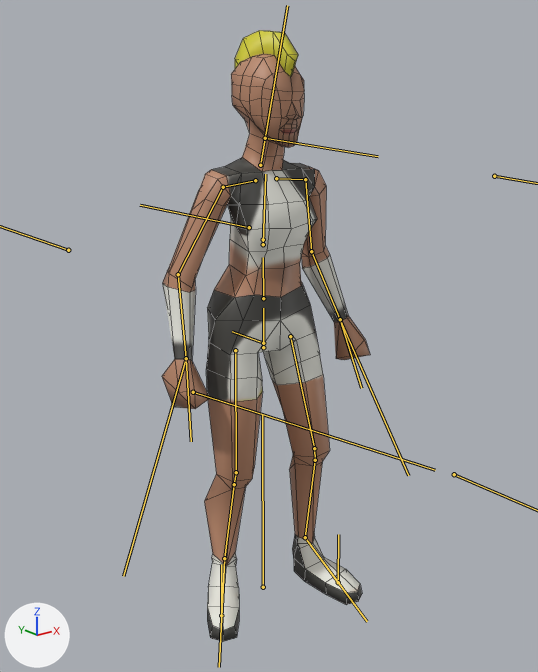
The FBX model female_warrior_2.fbx, before and after one commit.
The view is the same before and after, from a camera (50 mm lens) standing at (-1.61, -2.05, 1.89) and looking at (-0.07, -0.12, 1.12). The lights are fixed; the arrows at lower left show +X, +Y and +Z. Both versions are drawn at frame 1 of the action 'Armature|SnapWeapon'; the numbers are the values there. The bones that bend it are drawn over the model as lines. Mesh edges are drawn as thin lines.

Objects in the first picture: 'Hunter'.
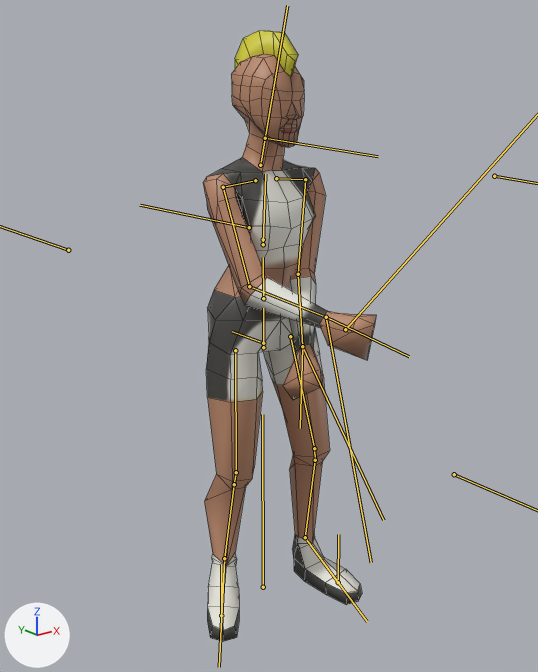
Diff of the bpy script that builds the scene:
```diff
--- a/female_warrior_2.fbx.py
+++ b/female_warrior_2.fbx.py
@@ bone_bicep_l @@
 bone_bicep_l = bpy.data.objects['Armature'].pose.bones['Bicep.L']  # child of 'Shoudler.L'
-bone_bicep_l.rotation_quaternion = (0.988, -0.086, 0.121, -0.039)  # degrees (-11, 13, -6)
+bone_bicep_l.rotation_quaternion = (0.912, 0.202, 0.188, -0.305)  # degrees (17, 28, -33)
@@ bone_forarm_l @@
 bone_forarm_l = bpy.data.objects['Armature'].pose.bones['Forarm.L']  # child of 'Bicep.L'
-bone_forarm_l.rotation_quaternion = (0.97, 0.244, 0.0, -0.019)  # degrees (28, 1, -2)
+bone_forarm_l.rotation_quaternion = (0.994, 0.109, 0.0, -0.008)  # degrees (13, 0, -1)
@@ bone_bicep_r @@
 bone_bicep_r = bpy.data.objects['Armature'].pose.bones['Bicep.R']  # child of 'Shoudler.R'
-bone_bicep_r.rotation_quaternion = (0.984, -0.1, -0.124, 0.076)  # degrees (-13, -13, 10)
+bone_bicep_r.rotation_quaternion = (0.931, 0.26, -0.114, 0.23)  # degrees (27, -19, 23)
@@ bone_forarm_r @@
 bone_forarm_r = bpy.data.objects['Armature'].pose.bones['Forarm.R']  # child of 'Bicep.R'
-bone_forarm_r.rotation_quaternion = (0.981, 0.193, 0.0, 0.015)  # degrees (22, 0, 2)
+bone_forarm_r.rotation_quaternion = (0.937, 0.347, 0.0, 0.027)  # degrees (41, -1, 3)
```

Where the change shows, as pixel boxes (x1, y1, x2, y2) in the pictures (538 x 672 px):
'Hunter', posed (17% narrower)
    before: (162, 30, 370, 642)
    after: (203, 30, 376, 642)
bone 'Bicep.L', root to tip
    before: (305, 179) to (311, 251)
    after: (305, 179) to (298, 274)
bone 'Forarm.L', root to tip
    before: (311, 251) to (340, 319)
    after: (298, 274) to (302, 346)
bone 'Bicep.R', root to tip
    before: (223, 187) to (178, 274)
    after: (223, 187) to (249, 286)
bone 'Forarm.R', root to tip
    before: (178, 274) to (186, 358)
    after: (249, 286) to (326, 317)
